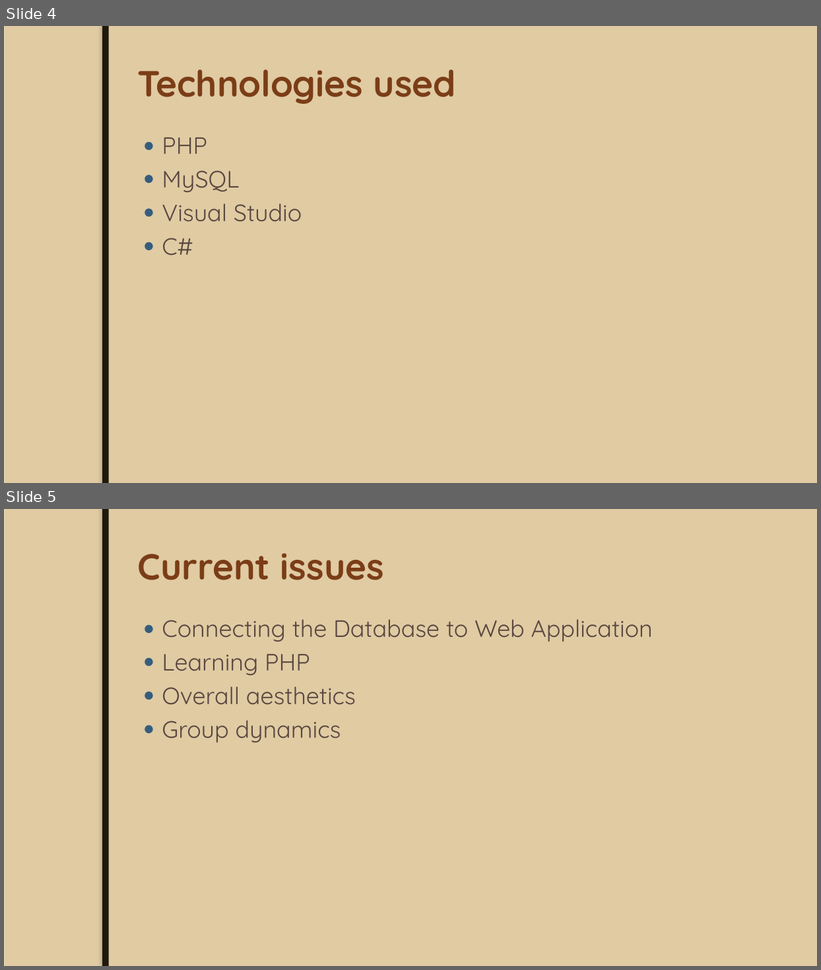
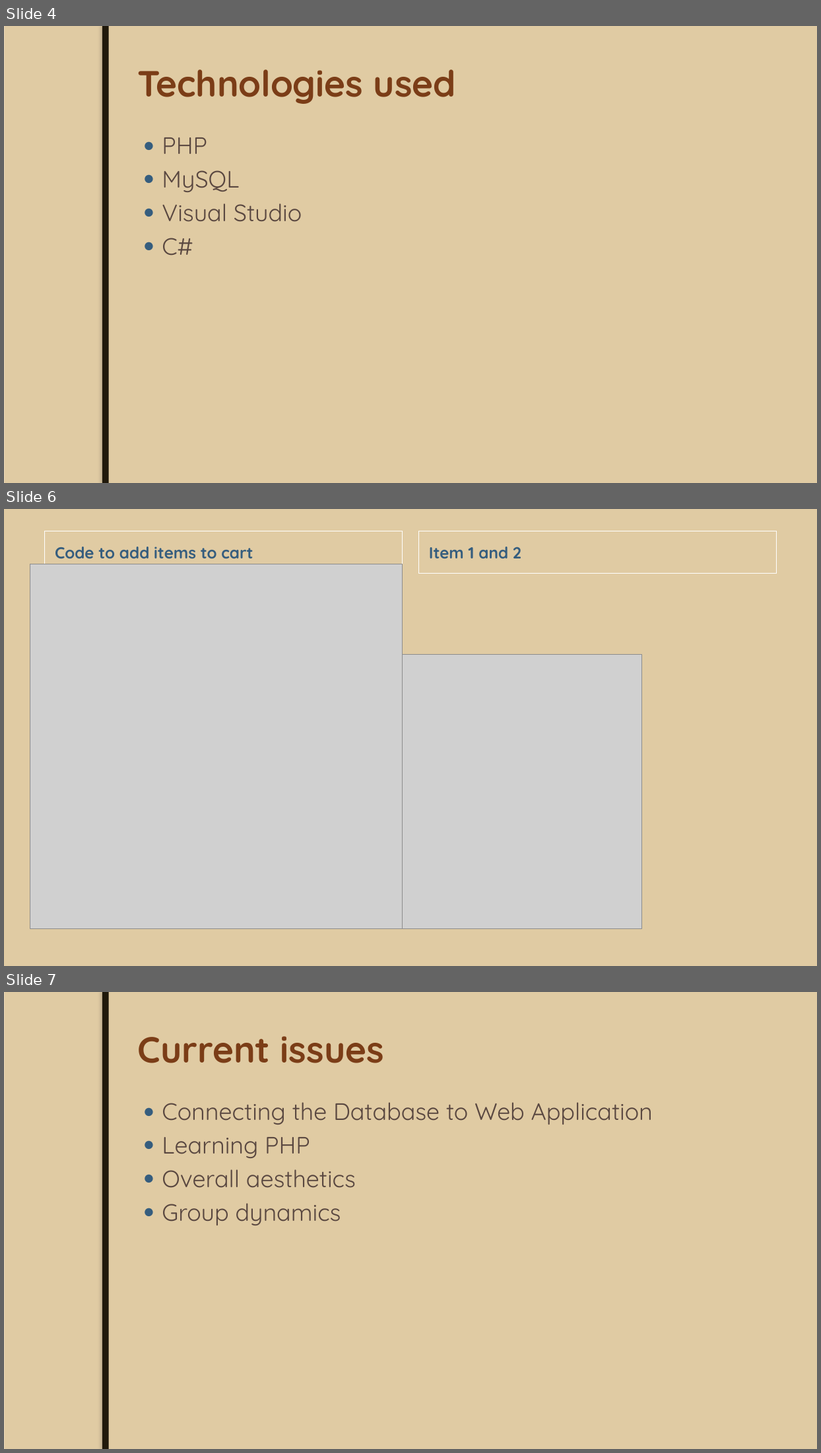
Before and after one commit to JoeyTatu/GoldenYears, a slide deck: Week 8 - Presentation slides/Mid-Term Project.pptx. Shown one above the other, each under a label of ours: slides 4 and 5 before the commit, slides 4, 6 and 7 after it; the slides between them are not shown. The pictures are 821x970 and 821x1453 pixels, drawn with LibreOffice and Linux fonts; fonts in the diff are those of the drawing; grey boxes stand for pictures; background and template pictures are left out. Boxes give left, top, right and bottom in pixels: in the first picture for what was removed or moved away, otherwise in the second. Text is boxed around its words. In the diff, an @@ line names an element or a change of style, - is before the commit and + after.

```diff
--- a/Week 8 - Presentation slides/Mid-Term Project.pptx
+++ b/Week 8 - Presentation slides/Mid-Term Project.pptx
@@ slide 6 added at box(4, 509, 817, 966), background #E0CBA3 @@
@@ text added at box(45, 531, 403, 574), outline #FFFFFF 0.85 pt, 19 pt, text #355D7E, bold @@
+Code to add items to cart
@@ text added at box(418, 531, 777, 574), outline #FFFFFF 0.85 pt, 19 pt, text #355D7E, bold @@
+Item 1 and 2
@@ picture added at box(30, 564, 403, 929) @@
@@ picture added at box(403, 655, 642, 930) @@
@@ what was slide 5 is now slide 7 @@
```
Also in this commit, not shown: 1 other slide added.
